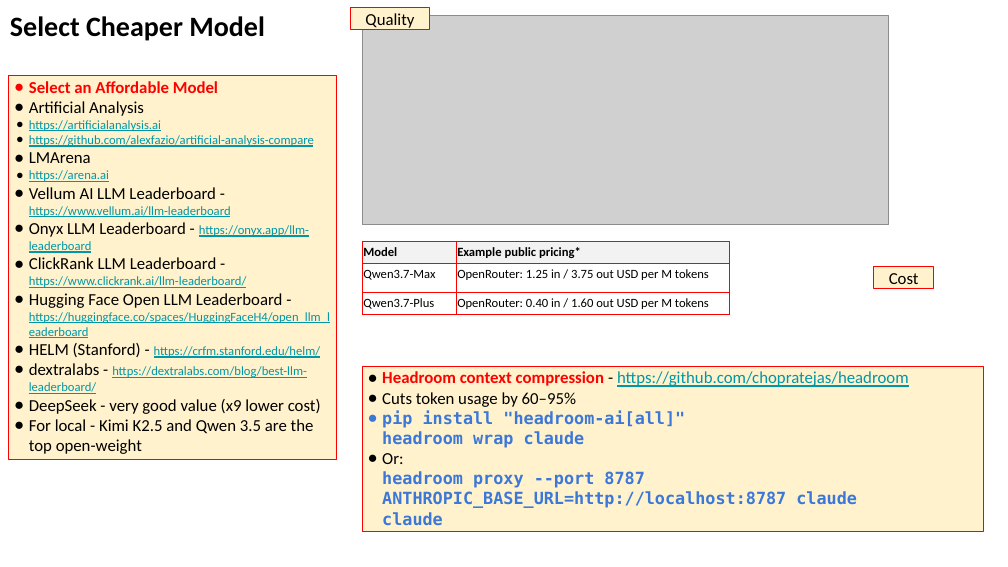
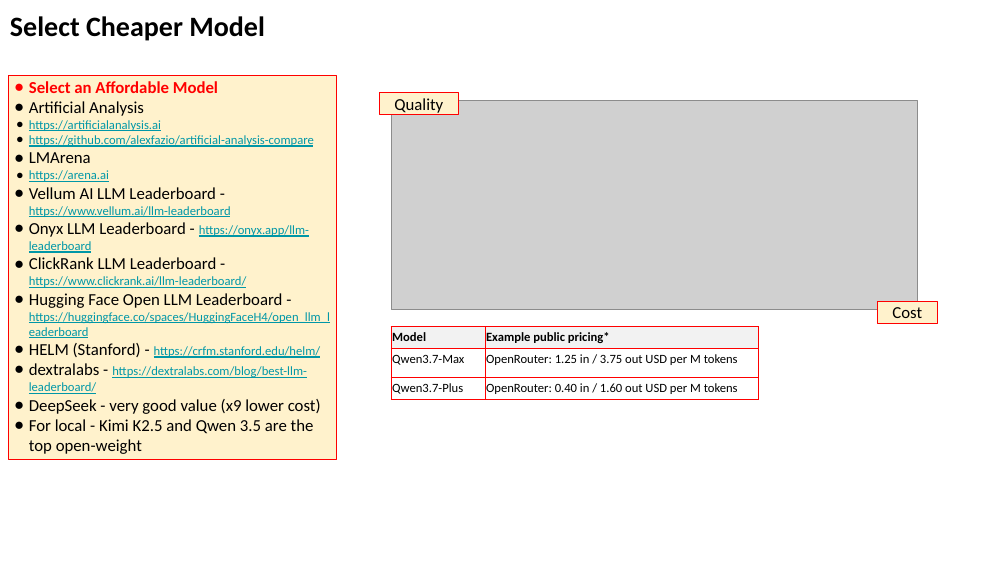
Before and after one commit to lselector/seminar, a slide deck: slide 8 of 2026/2026-06-05-AI-Updates.pptx (slide 7 before the commit). Drawn at 1008x567 pixels with LibreOffice and Linux fonts; fonts in the diff are those of the drawing; grey boxes stand for pictures. Boxes give left, top, right and bottom in pixels: in the first picture for what was removed or moved away, otherwise in the second. Text is boxed around its words. In the diff, an @@ line names an element or a change of style, - is before the commit and + after.

```diff
--- a/2026/2026-06-05-AI-Updates.pptx
+++ b/2026/2026-06-05-AI-Updates.pptx
@@ 1 table, 1 picture, 1 rectangle: place and size @@
-1 table, 1 picture, 1 rectangle at [351, 7, 889, 567]
+1 table, 1 picture, 1 rectangle at [380, 93, 917, 567]
@@ rectangle "Cost": place and size @@
-rectangle "Cost" at [874, 267, 934, 289]
+rectangle "Cost" at [877, 301, 937, 324]
@@ rectangle removed at [363, 366, 985, 531] @@
-● Headroom context compression - https://github.com/chopratejas/headroom
-● Cuts token usage by 60–95%
-● pip install "headroom-ai[all]"
-  headroom wrap claude
-● Or:
-  headroom proxy --port 8787
-  ANTHROPIC_BASE_URL=http://localhost:8787 claude
-  claude
```
Also in this commit, not shown: 12 other slides changed, 4 slides added.
